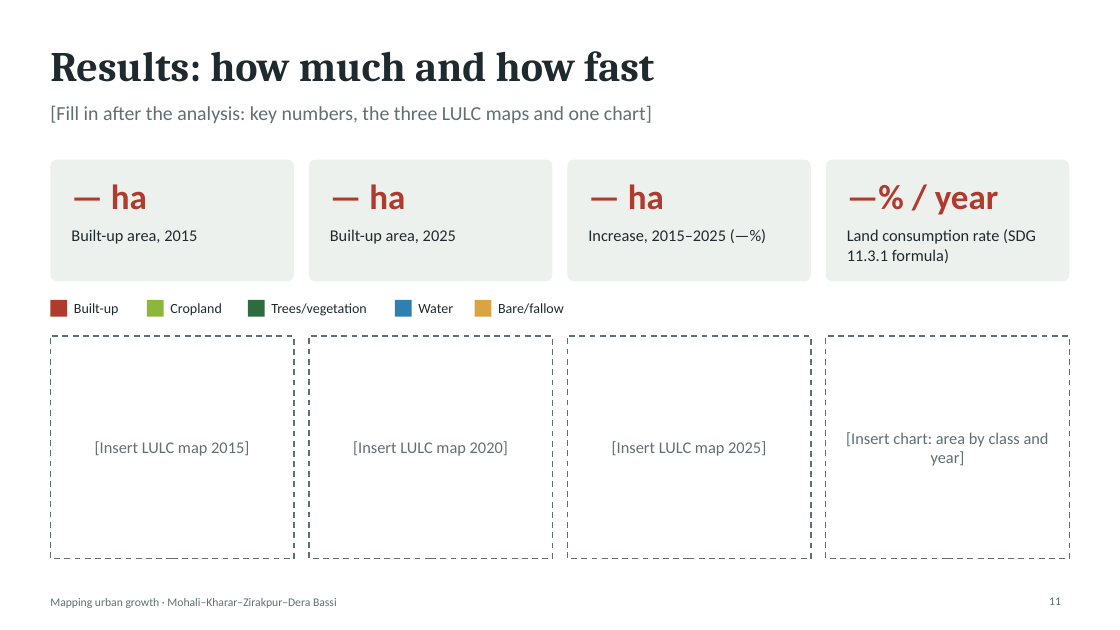
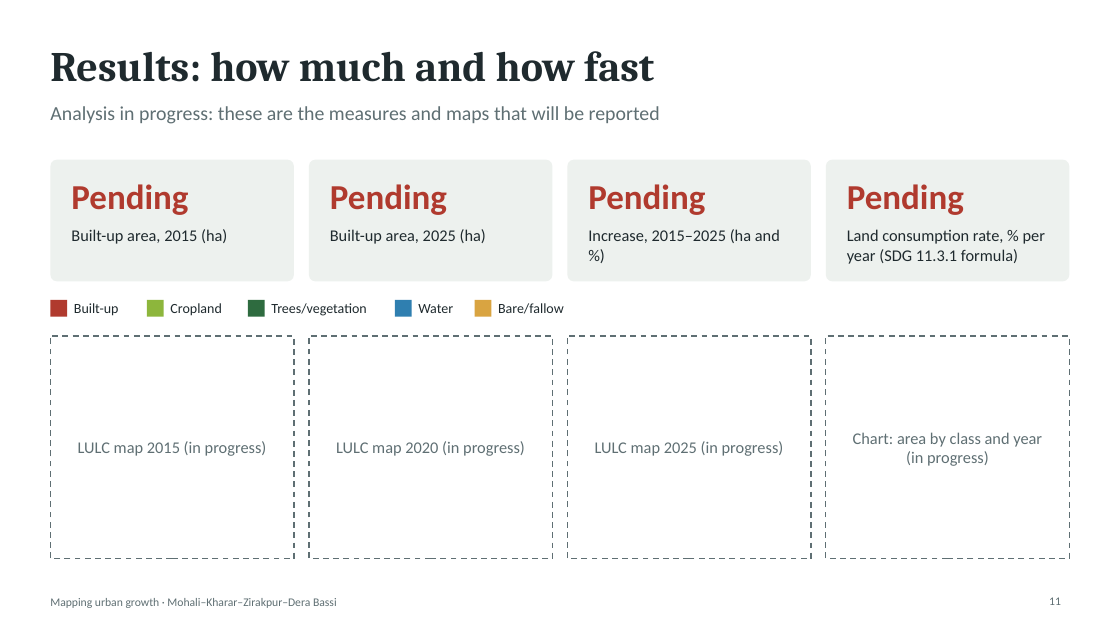
Before and after one commit to SharmaAbhimanyueco/Supriyaaanya, a slide deck: slide 11 of slides/Urban_Growth_Mohali_slides.pptx. Drawn at 1120x630 pixels with LibreOffice and Linux fonts; fonts in the diff are those of the drawing. Boxes give left, top, right and bottom in pixels: in the first picture for what was removed or moved away, otherwise in the second. Text is boxed around its words. In the diff, an @@ line names an element or a change of style, - is before the commit and + after.

```diff
--- a/slides/Urban_Growth_Mohali_slides.pptx
+++ b/slides/Urban_Growth_Mohali_slides.pptx
@@ text at (x1=50, y1=106, x2=660, y2=124): text changed @@
-[Fill in after the analysis: key numbers, the three LULC maps and one chart]
+Analysis in progress: these are the measures and maps that will be reported
@@ text at (x1=71, y1=184, x2=188, y2=215): text changed @@
-— ha
+Pending
@@ text at (x1=330, y1=184, x2=447, y2=215): text changed @@
-— ha
+Pending
@@ text at (x1=588, y1=184, x2=705, y2=215): text changed @@
-— ha
+Pending
@@ text at (x1=847, y1=184, x2=964, y2=215): text changed @@
-—% / year
+Pending
@@ text at (x1=71, y1=229, x2=227, y2=244): text changed @@
-Built-up area, 2015
+Built-up area, 2015 (ha)
@@ text at (x1=330, y1=229, x2=486, y2=244): text changed @@
-Built-up area, 2025
+Built-up area, 2025 (ha)
@@ text at (x1=588, y1=229, x2=780, y2=243): text changed @@
-Increase, 2015–2025 (—%)
+Increase, 2015–2025 (ha and %)
@@ text at (x1=847, y1=229, x2=1045, y2=264): text changed @@
-Land consumption rate (SDG 11.3.1 formula)
+Land consumption rate, % per year (SDG 11.3.1 formula)
@@ text at (x1=78, y1=441, x2=267, y2=456): text changed @@
-[Insert LULC map 2015]
+LULC map 2015 (in progress)
@@ text at (x1=336, y1=441, x2=525, y2=456): text changed @@
-[Insert LULC map 2020]
+LULC map 2020 (in progress)
@@ text at (x1=595, y1=441, x2=784, y2=456): text changed @@
-[Insert LULC map 2025]
+LULC map 2025 (in progress)
@@ text at (x1=853, y1=432, x2=1042, y2=466): text changed @@
-[Insert chart: area by class and year]
+Chart: area by class and year (in progress)
```
Also in this commit, not shown: 5 other slides changed, 1 other file.
